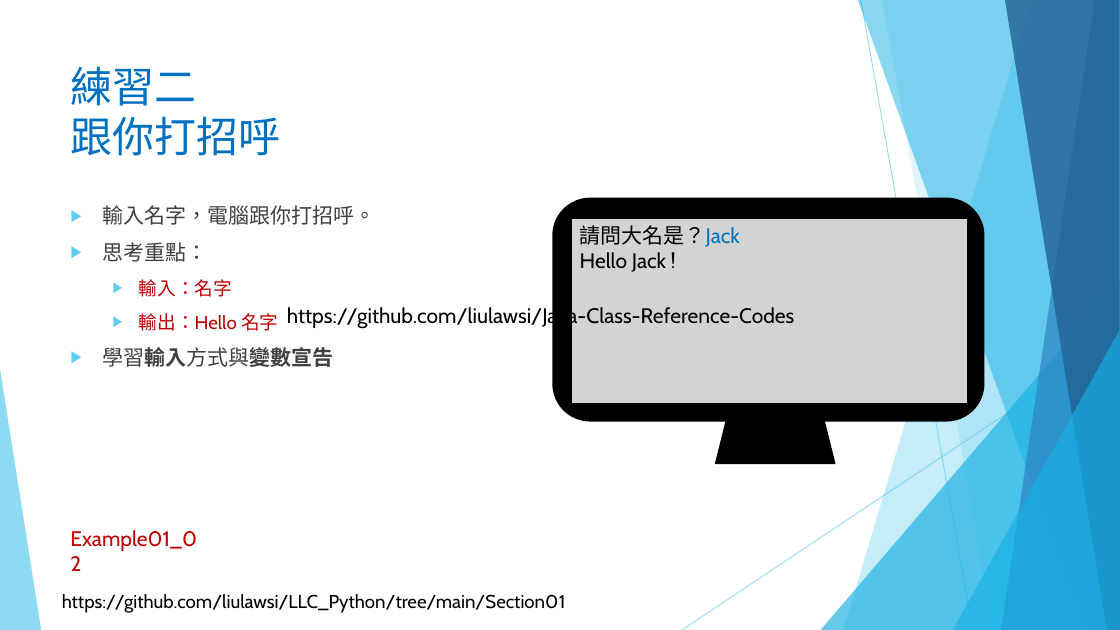
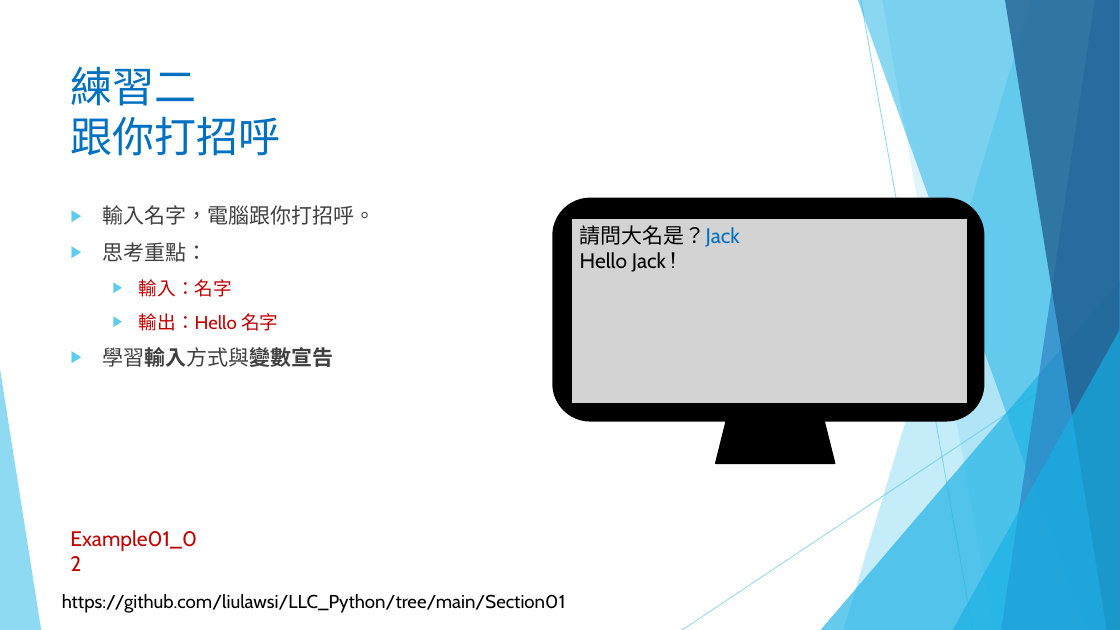
Before and after one commit to liulawsi/My_PPTs, a slide deck: slide 5 of LCC/Python/01_千里之行始於足下.pptx. Drawn at 1120x630 pixels with LibreOffice and Linux fonts; fonts in the diff are those of the drawing; background and template pictures are left out. Boxes give left, top, right and bottom in pixels: in the first picture for what was removed or moved away, otherwise in the second. Text is boxed around its words. In the diff, an @@ line names an element or a change of style, - is before the commit and + after.

```diff
--- a/LCC/Python/01_千里之行始於足下.pptx
+++ b/LCC/Python/01_千里之行始於足下.pptx
@@ text removed at box(287, 305, 795, 329) @@
-https://github.com/liulawsi/Java-Class-Reference-Codes
```
Also in this commit, not shown: 4 other slides changed, 2 slides added, 7 other files.
